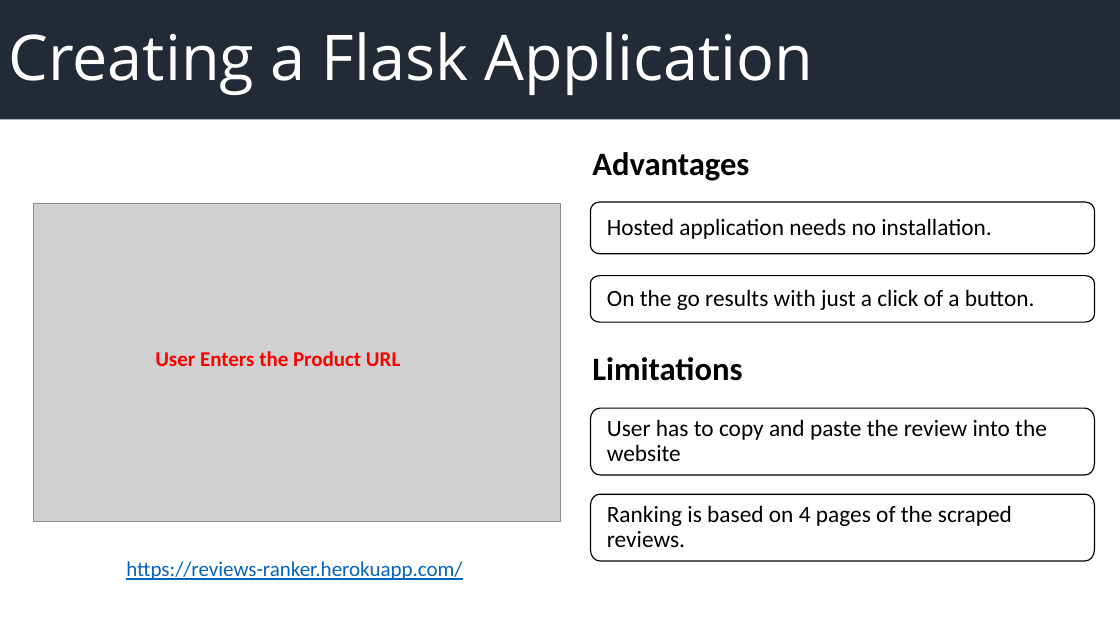
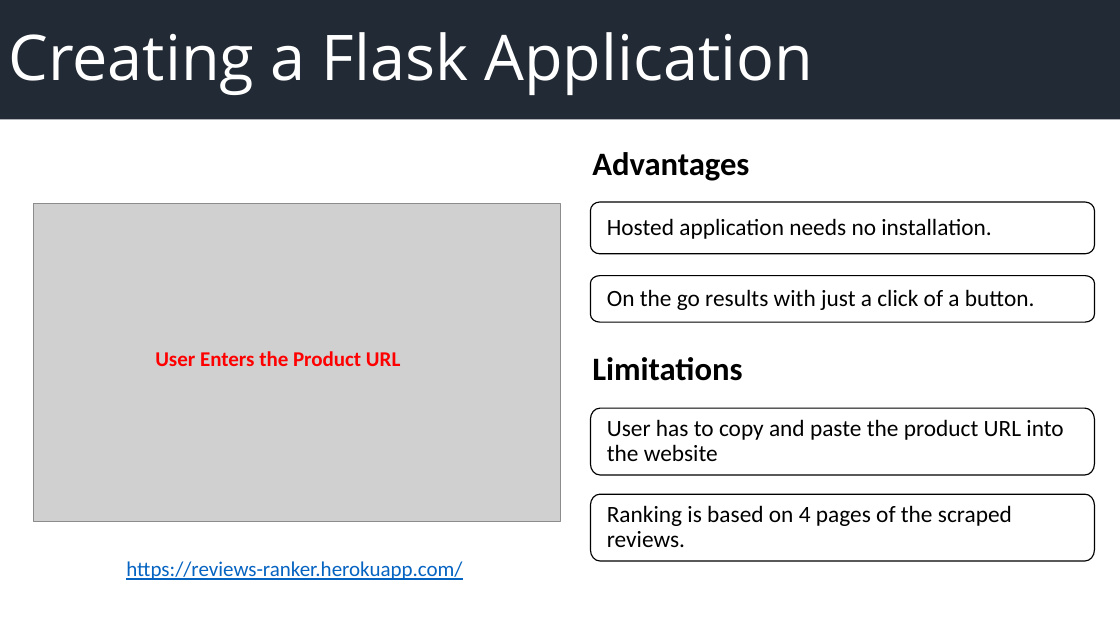
Before and after one commit to vighneshutamse/Capstone-Review-Ranker, a slide deck: slide 15 of Slides/Capstone - Review Ranker.pptx. Drawn at 1120x630 pixels with LibreOffice and Linux fonts; fonts in the diff are those of the drawing; grey boxes stand for pictures. Boxes give left, top, right and bottom in pixels: in the first picture for what was removed or moved away, otherwise in the second. Text is boxed around its words. In the diff, an @@ line names an element or a change of style, - is before the commit and + after.

Commit message:
Updating flask app slide

```diff
--- a/Slides/Capstone - Review Ranker.pptx
+++ b/Slides/Capstone - Review Ranker.pptx
@@ text in freeform shape at [607, 419, 1063, 461]: text changed @@
-User has to copy and paste the review into the website
+User has to copy and paste the product URL into the website
```
